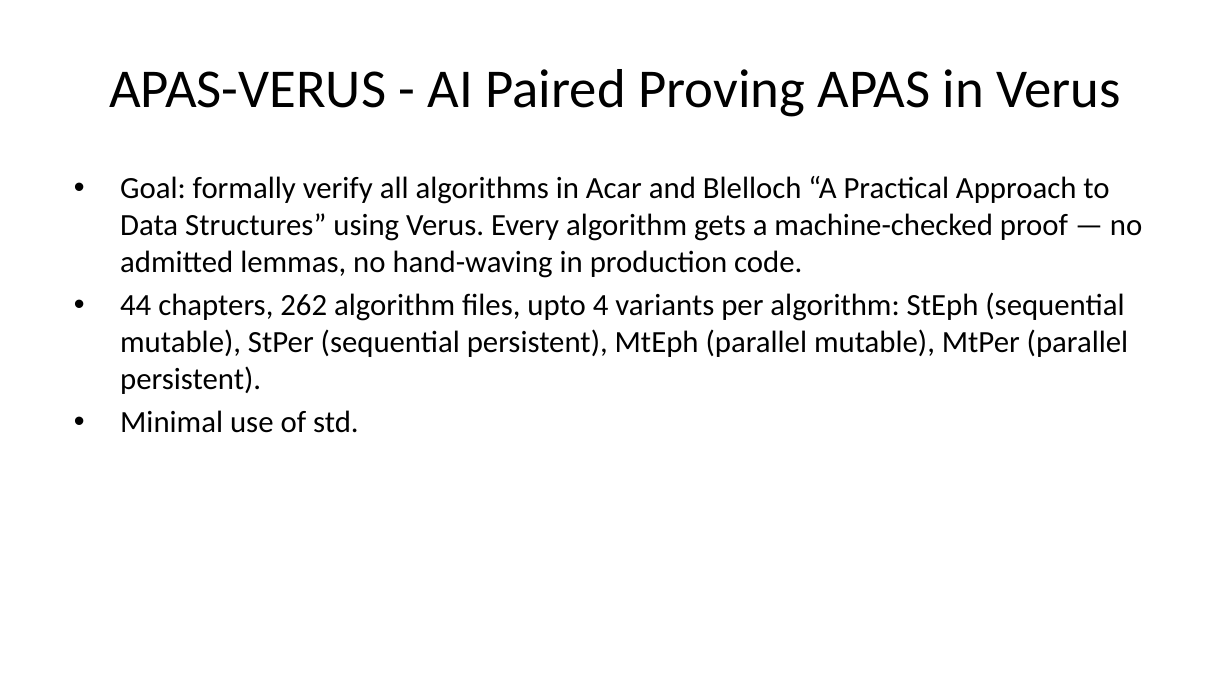
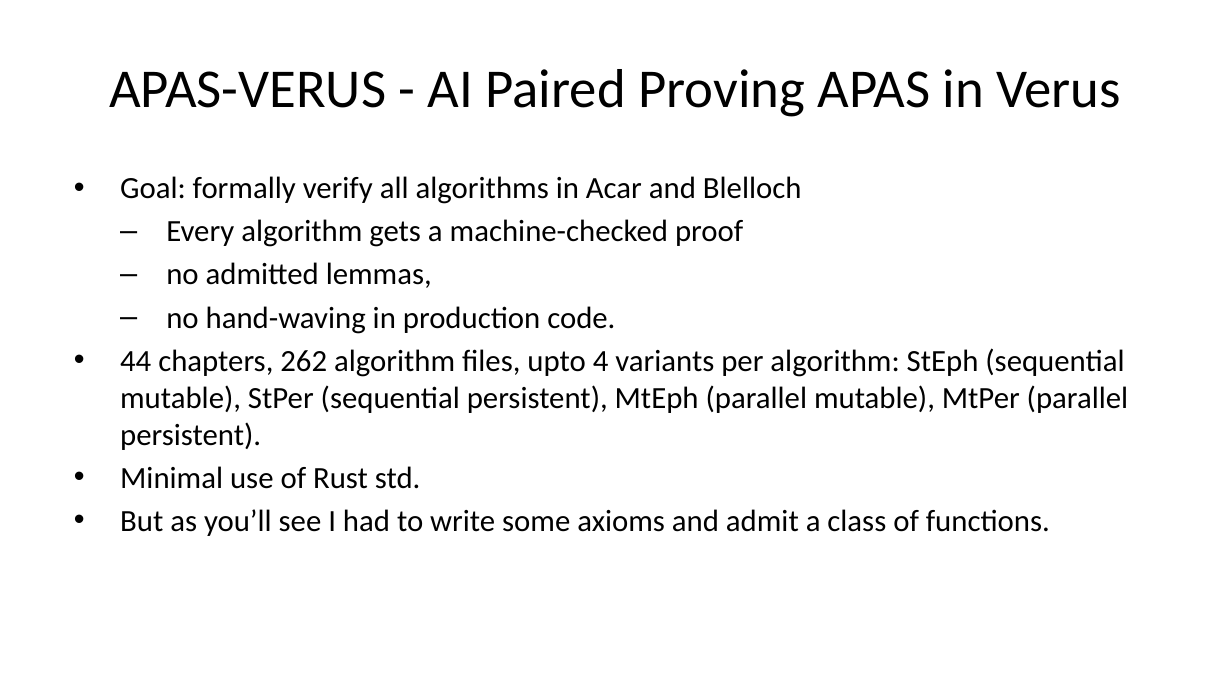
Before and after one commit to briangmilnes/APAS-VERUS, a slide deck: slide 25 of lectures/slidesMSR.pptx. Drawn at 1232x693 pixels with LibreOffice and Linux fonts; fonts in the diff are those of the drawing. Boxes give left, top, right and bottom in pixels: in the first picture for what was removed or moved away, otherwise in the second. Text is boxed around its words. In the diff, an @@ line names an element or a change of style, - is before the commit and + after.

```diff
--- a/lectures/slidesMSR.pptx
+++ b/lectures/slidesMSR.pptx
@@ text at (120,176,802,334): text changed @@
-• Goal: formally verify all algorithms in Acar and Blelloch “A Practical Approach to Data Structures” using Verus. Every algorithm gets a machine-checked proof — no admitted lemmas, no hand-waving in production code.
+• Goal: formally verify all algorithms in Acar and Blelloch
+  – Every algorithm gets a machine-checked proof
+  – no admitted lemmas,
+  – no hand-waving in production code.
@@ text at (120,466,1050,536): text changed @@
-• Minimal use of std.
+• Minimal use of Rust std.
+• But as you’ll see I had to write some axioms and admit a class of functions.
```
Also in this commit, not shown: 18 other slides changed, 1 slide added, 1 other file.
